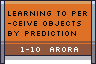
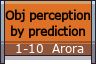
The second 96px x 64px image is a revision of the first. Changes to its layers:
painted on "1-10 Arora" over (16, 44, 84, 53)
renamed "Learning to per ..." to "Obj perception ...", painted on it over (5, 9, 91, 38)
